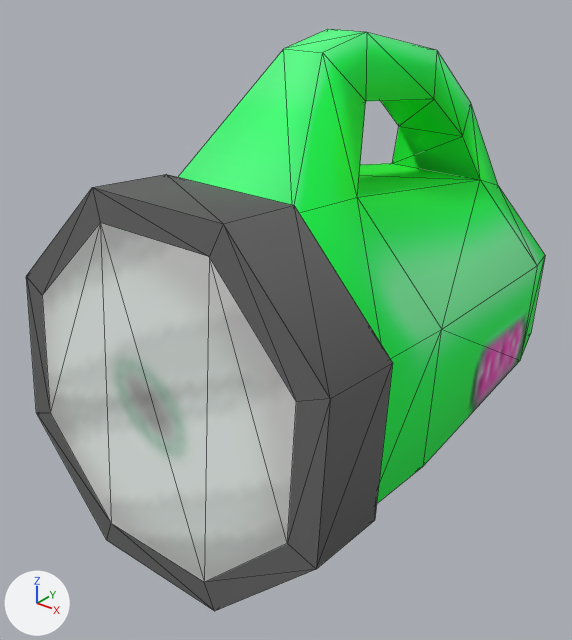
Before and after pictures for a commit that changed the FBX model media/models_X/ZombieScannerMK1_ground.FBX.
One viewpoint serves both versions: a 50 mm lens placed at (0.321, -0.475, 0.39), pointed at (-0.023, -0.046, 0.124). Every picture has the same lights, and +X, +Y and +Z are marked at lower left. Mesh edges are drawn as thin lines.

The first picture shows 'FlashLight'.
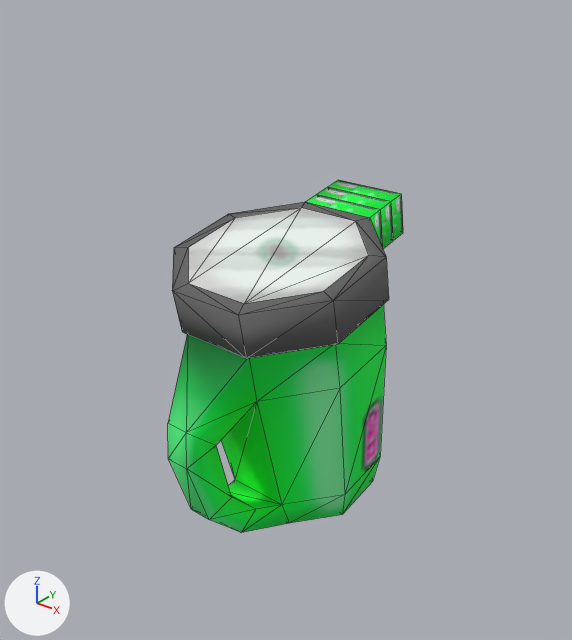
The edits, one by one:
me_mesh is used by ob_flashlight; location (0.0, 0.0, 0.0); rotation (1.571, 0.0, 0.0), in degrees (90, 0, 0); scale (0.0254, 0.0254, 0.0254).
me_mesh had 71 vertices, 142 faces and spanned x -5.0..5.0, y 0.0..13.1, z -7.7..8.4.
me_mesh now has 83 vertices, 157 faces and spans x -5.0..5.0, y -3.0..13.1, z -7.7..8.6.
Part 1, on me_mesh:
2 faces are deleted.
6 vertices are added at (-2.1, -1.0, 6.1), (-2.1, -0.8, 8.4), (-2.1, -2.0, 6.2), (-2.1, -1.8, 8.5), (-2.1, -3.0, 6.3), (-2.1, -2.8, 8.6).
6 new vertices lie (4.2, 0.0, 0.0) away from vertices in x -2.1, y -3.0..-0.8, z 6.1..8.6.
17 new faces join them.
Object 'FlashLight' (ob_flashlight) moves from (0.0, 0.0, 0.0) to (0.0, 0.0, 0.0914).
Object 'FlashLight' (ob_flashlight) turns from (90, 0, 0) to (-6.1, 0, 179) degrees about x, y and z.
Object 'FlashLight' (ob_flashlight) is rescaled from (0.0254, 0.0254, 0.0254) to (0.0142, 0.0142, 0.0142).

Location of each change, [x1, y1, x2, y2] in pixels of the pictures (572 x 640 px):
'FlashLight', reshaped, moved, turned, rescaled
    before: [26, 29, 545, 611]
    after: [168, 180, 403, 533]
part 1 of me_mesh, built on (green)
    after: [306, 180, 403, 249]
